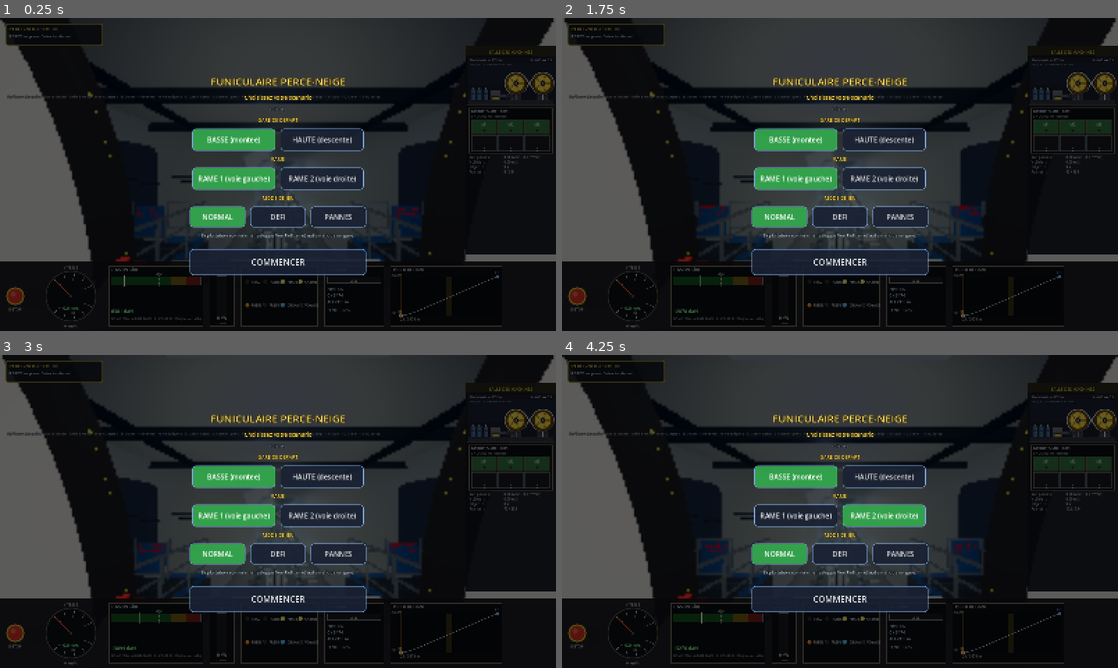
Above: before the commit, frames 1-4 (two rows, left to right).
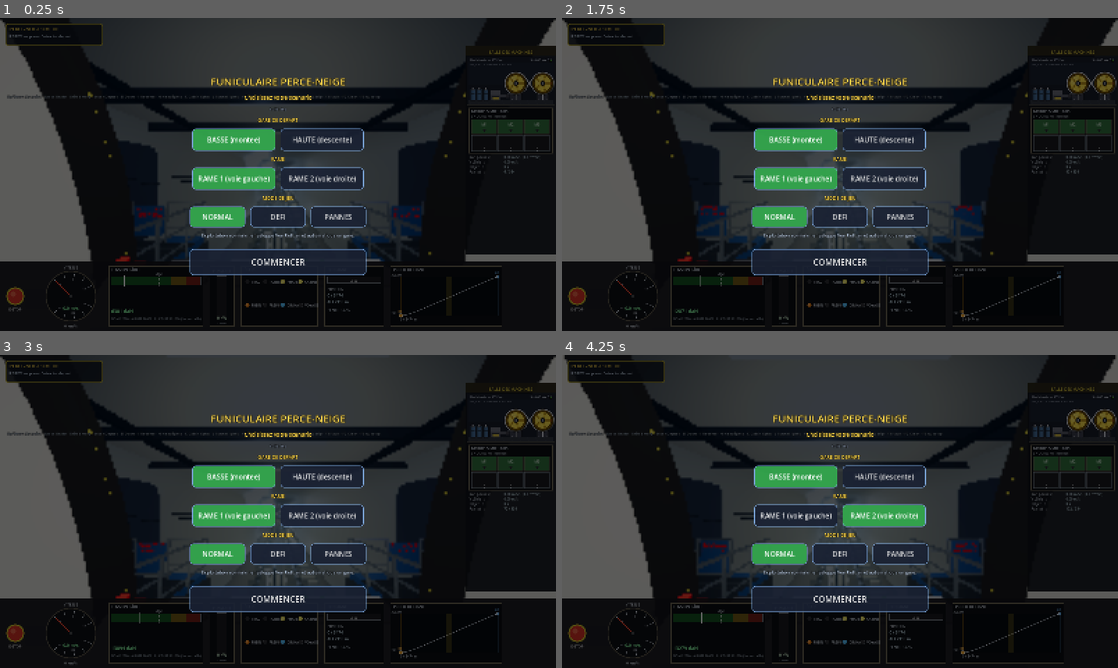
Above: after the commit, the same moments.

Repository: ARP273-ROSE/perce-neige-sim
Game: Godot game, scene res://scenes/main.tscn
The game is run twice, just before and just after one commit, with the same random seed, the same clock (stepped at 60 frames per second) and the same inputs. Sound files missing from this copy of the repository are replaced by a short silence.
Inputs:
- Up to frame 1 (0.25 s): no input
- Up to frame 2 (1.75 s): click "NORMAL" at 0.5 s; click "NORMAL" at 1.25 s
- Up to frame 3 (3 s): click "BASSE (montee)" at 2 s; click "HAUTE (descente)" at 2.75 s
- Up to frame 4 (4.25 s): click "RAME 1 (voie gauche)" at 3.5 s

The runs differ from the first frame. In frame 1, 0.2% of the frame differs, in the area x 4-100%, y 0-97%; in frame 2, 0.2%; in frame 3, 0.3%; in frame 4, 0.4%, in the area x 0-100%, y 0-97%.

Commit message:
v1.15.65 — chaque trajet fait vraiment 3 474 m : voie rallongée de 40,52 m

Diff:
--- a/godot_project/bench_defi_3d.gd
+++ b/godot_project/bench_defi_3d.gd
@@ -302,7 +302,10 @@
 		minutes += 1.0 / 3600.0
 		if fm.is_active():
 			triggers += 1
-			fm.clear_active()
+			# remise en service complète : une rupture de câble tirée au
+			# hasard ne se « lève » pas en ligne (04/10) — sans ça, elle
+			# restait active et se comptait à chaque image (80 753 fois)
+			fm.clear_active(true)
 			fm._cooldown = FaultManager.COOLDOWN_S
 	ok = _check("frequence des pannes", triggers >= 1 and triggers <= 12,
 		"%d incidents en 30 min (attendu 3-8)" % triggers) and ok
--- a/godot_project/bench_pannes_3d.gd
+++ b/godot_project/bench_pannes_3d.gd
@@ -62,14 +62,14 @@
 	if not tripped:
 		print("  ECHEC cap_over jamais déclenché"); ok = false
 
-	# 3. abt_hold : la rame doit s'arrêter AVANT PASSING_START (1611)
+	# 3. abt_hold : la rame doit s'arrêter AVANT PASSING_START
 	ph = _make(1, 1300.0, 8.0)
 	ph.abt_hold = true
 	ph.speed_cap_external = 4.0
 	r = _run(ph, 240.0)
-	print("abt_hold : arrêt à s=%.0f v=%.2f (aiguillage à 1611)"
-		% [r["s"], r["v"]])
-	if r["s"] > 1611.0 - 5.0 or absf(r["v"]) > 0.5:
+	print("abt_hold : arrêt à s=%.0f v=%.2f (aiguillage à %.0f)"
+		% [r["s"], r["v"], PNConstants.PASSING_START])
+	if r["s"] > PNConstants.PASSING_START - 5.0 or absf(r["v"]) > 0.5:
 		print("  ECHEC abt_hold"); ok = false
 
 	# 4. Arrivée avec consigne BAISSÉE pendant l'approche (mode auto) :
--- a/godot_project/bench_portes_3d.gd
+++ b/godot_project/bench_portes_3d.gd
@@ -177,7 +177,7 @@
 		if vide_vu and t > t_vide + 20.0:
 			break
 	var ok := _verif("compteur du pupitre à 3 474 m à l'arrivée (0 au départ)",
-		roundf(compteur) == PNConstants.LENGTH
+		roundf(compteur) == PNConstants.PARCOURS
 		and PNConstants.distance_compteur(PNConstants.START_S, 1) == 0.0,
 		"%.1f m" % compteur)
 	ok = _verif("arrivée en haut : portes ouvertes puis rame vidée", vide_vu,
--- a/godot_project/scripts/cockpit_panel.gd
+++ b/godot_project/scripts/cockpit_panel.gd
@@ -328,7 +328,7 @@
 	var alt_cur: float = SlopeProfile.altitude_at(physics.s)
 	_draw_text(Vector2(x + 8, y + 70.0), "POSITION", 10, label_color)
 	_draw_text(Vector2(x + 8, y + 88.0), "%.0f / %.0f m" % [
-		PNConstants.distance_compteur(physics.s, physics.direction), PNConstants.LENGTH], 12, Color(0.85, 0.95, 1.0))
+		PNConstants.distance_compteur(physics.s, physics.direction), PNConstants.PARCOURS], 12, Color(0.85, 0.95, 1.0))
 	_draw_text(Vector2(x + 8, y + 106.0), "ALT %.0f m" % alt_cur, 11, Color(0.85, 0.95, 1.0))
 
 	# Slope (pente locale)
@@ -403,7 +403,7 @@
 		draw_circle(p_own, 5.0, Color(1, 1, 1), false, 1.0)
 		_draw_text(Vector2(p_own.x - 8.0, p_own.y - 8.0), own_lbl, 9, Color(1.0, 0.75, 0.35))
 		# Distance
-		_draw_text(Vector2(plot_x, y + h - 16.0), "%.0f / %.0f m" % [physics.s, PNConstants.LENGTH], 10, Color(0.85, 0.88, 0.92))
+		_draw_text(Vector2(plot_x, y + h - 16.0), "%.0f / %.0f m" % [PNConstants.distance_compteur(physics.s, physics.direction), PNConstants.PARCOURS], 10, Color(0.85, 0.88, 0.92))
 
 
 # Point (px) sur la courbe du mini-profil pour une fraction 0..1 de la ligne.
--- a/godot_project/scripts/constants.gd
+++ b/godot_project/scripts/constants.gd
@@ -31,12 +31,12 @@
 
 
 ## Compteur de distance du pupitre (fait de ARP273-ROSE, 06/10/2026) : 0 m au
-## départ, 3 474 m à l'arrivée, quels que soient le sens et la rame — le
-## parcours d'arrêt à arrêt (STOP_S − START_S) ramené à LENGTH (même
-## calcul que distance_compteur du PC).
+## départ, 3 474 m à l'arrivée, quels que soient le sens et la rame — la
+## distance réellement parcourue depuis l'arrêt de départ (STOP_S −
+## START_S = PARCOURS ; même calcul que distance_compteur du PC).
 static func distance_compteur(s_: float, direction: int) -> float:
 	var raw: float = (s_ - START_S) if direction > 0 else (STOP_S - s_)
-	return clampf(raw * LENGTH / (STOP_S - START_S), 0.0, LENGTH)
+	return clampf(raw, 0.0, PARCOURS)
 
 
 static func safari_web() -> bool:
@@ -55,13 +55,20 @@
 # Géométrie du funiculaire (specs réelles Von Roll / CFD 1993)
 # ---------------------------------------------------------------------------
 
-const LENGTH: float = 3474.0             # longueur le long de la pente (m)
+# Longueur de la voie, du butoir bas au butoir haut. Le PARCOURS d'un
+# trajet, d'arrêt à arrêt, fait 3 474 m (fait de ARP273-ROSE, 06/10/2026 : « la
+# distance parcourue réelle de chaque trajet c'est 3 474 m ») : la voie
+# fait donc 40,52 m de plus — rallongée par deux tronçons neutres (pente
+# constante, ligne droite) de 20,26 m de part et d'autre de l'évitement,
+# à 1 571 m et à 1 853,5 m de l'ancien tracé (SlopeProfile).
+const PARCOURS: float = 3474.0           # trajet d'arrêt à arrêt (compteur du pupitre)
+const LENGTH: float = 3514.52            # voie le long de la pente (m) = START_S + PARCOURS + 17,96
 const ALT_LOW: float = 2111.0            # altitude Val Claret (m)
 const ALT_HIGH: float = 3032.0           # altitude Glacier (m)
 const DROP: float = 921.0                # dénivelé (m)
 
 const SQUARE_SECTION_LOW_END: float = 257.0    # transition carré→rond bas
-const SQUARE_SECTION_HIGH_START: float = 3420.0  # transition rond→carré haut
+const SQUARE_SECTION_HIGH_START: float = 3460.52  # transition rond→carré haut (3420 + 40,52)
 
 # Vitesse — régulateur Von Roll plafonné à 12 m/s
 const V_MAX: float = 12.0                # m/s (43.2 km/h)
@@ -151,17 +158,17 @@
 # d'allongement »), comptés depuis la face des têtes en bois des butoirs
 # (stations_builder._build_bumper) : audit_physique/arrets_gares.sage.
 const BUTOIR_BAS_S: float = 2.06         # face du butoir bas (socle à 2,0 m)
-const BUTOIR_HAUT_S: float = 3473.54     # face du butoir haut (socle à LENGTH − 0,4)
+const BUTOIR_HAUT_S: float = 3514.06     # face du butoir haut (socle à LENGTH − 0,4)
 const JEU_BUTOIR_BAS: float = 4.5        # arrière de la rame ↔ butoir bas
 const JEU_BUTOIR_HAUT: float = 1.5       # nez de la rame ↔ butoir haut
 const START_S: float = 22.56             # BUTOIR_BAS_S + JEU_BUTOIR_BAS + TRAIN_HALF
-const STOP_S: float = 3456.04            # BUTOIR_HAUT_S − JEU_BUTOIR_HAUT − TRAIN_HALF
+const STOP_S: float = 3496.56            # BUTOIR_HAUT_S − JEU_BUTOIR_HAUT − TRAIN_HALF = START_S + PARCOURS
 # Les deux rames sont liées par le câble : l'autre rame est au MIROIR des
 # points d'arrêt, MIROIR_S − s — quand l'une est à STOP_S, l'autre est à
 # START_S. Le câble entre elles fait 2·LENGTH − MIROIR_S = 3 469,4 m :
 # 4,6 m de moins que la voie (avec LENGTH − s, la rame d'en face finissait
 # 1 m DANS le butoir bas quand on arrivait en haut).
-const MIROIR_S: float = 3478.6           # START_S + STOP_S
+const MIROIR_S: float = 3519.12          # START_S + STOP_S
 # Quais (fait de ARP273-ROSE, 06/10/2026 : « en bas le quai se prolonge de 4 m
 # vers le haut après le haut de la rame ; en haut de 3 m après le bas de la
 # rame ») — rame arrêtée en START_S / STOP_S. Le galet n° 1 est juste après
@@ -169,10 +176,10 @@
 # haute est atteinte (SlopeProfile, track_builder.SUPPORT_S*).
 const QUAI_BAS_DEBUT_S: float = 3.0
 const QUAI_BAS_FIN_S: float = 42.56      # START_S + TRAIN_HALF + 4
-const QUAI_HAUT_DEBUT_S: float = 3437.04 # STOP_S − TRAIN_HALF − 3
-const QUAI_HAUT_FIN_S: float = 3473.0    # LENGTH − 1
+const QUAI_HAUT_DEBUT_S: float = 3477.56 # STOP_S − TRAIN_HALF − 3
+const QUAI_HAUT_FIN_S: float = 3513.52   # LENGTH − 1
 const CREEP_DIST: float = 55.0           # 20 + PLATFORM_LEN
-const CREEP_START_S: float = 3401.04     # STOP_S − CREEP_DIST
+const CREEP_START_S: float = 3441.56     # STOP_S − CREEP_DIST
 
 # Portes
 const DOOR_CLOSE_TIME: float = 3.0
@@ -187,8 +194,8 @@
 const REBOUND_ZETA: float = 0.10         # amortissement
 
 # Boucle de croisement — positions calibrées vidéo cockpit
-const PASSING_START: float = 1611.0
-const PASSING_END: float = 1813.0
+const PASSING_START: float = 1631.26    # 1611 + 20,26 (tronçon neutre aval)
+const PASSING_END: float = 1833.26      # 1813 + 20,26
 
 # ---------------------------------------------------------------------------
 # Mode de jeu
--- a/godot_project/scripts/machine_room_builder.gd
+++ b/godot_project/scripts/machine_room_builder.gd
@@ -48,12 +48,13 @@
 const S0: float = 0.20               # (ancien raccord de la sortie, gardé pour compat)
 # Brin de sortie : au-dessus du sommet de la roue aval, sur deux galets qui
 # l'encadrent (34 mm au-dessus des joues), puis descente à 1° jusqu'au
-# dernier galet du tunnel : 255,5 × 13,57 = 3 467,1 m, recalé entre deux
-# traverses (v1.15.56) à 2 296 × 1,51 = 3 466,96 m, soit −7,04 m.
+# dernier galet du tunnel, entre deux traverses (v1.15.56) : 2 323 × 1,51
+# = 3 507,73 m, soit −6,79 m depuis que la voie fait 3 514,52 m (v1.15.65 ;
+# −7,04 m avant).
 const EXIT_Y: float = -1.24
 const EXIT_ROLL_S: Array = [0.05, 1.85]
 const EXIT_ROLL_R: float = 0.10
-const S_LAST_TUNNEL_ROLLER: float = -7.04
+const S_LAST_TUNNEL_ROLLER: float = -6.79
 const EXIT_Y_END: float = Y_BRIN + (EXIT_Y - Y_BRIN) * (0.0 - S_LAST_TUNNEL_ROLLER) / (0.05 - S_LAST_TUNNEL_ROLLER)
 
 # --- Gare et salle ---------------------------------------------------------
--- a/godot_project/scripts/mini_map.gd
+++ b/godot_project/scripts/mini_map.gd
@@ -135,7 +135,7 @@
 
 		# Distance restante en bas
 		var dist_text: String = "%.0f / %.0f m" % [
-			PNConstants.distance_compteur(physics.s, physics.direction), PNConstants.LENGTH]
+			PNConstants.distance_compteur(physics.s, physics.direction), PNConstants.PARCOURS]
 		_draw_label(Vector2(padding, map_size.y - padding + 2), dist_text, Color(0.95, 0.95, 0.95))
 
 
--- a/godot_project/scripts/slope_profile.gd
+++ b/godot_project/scripts/slope_profile.gd
@@ -17,15 +17,17 @@
 	[510.0,  0.25],    # "la pente augmente" (t=2:50)
 	[700.0,  0.28],
 	[914.0,  0.295],   # pente max soutenue (t=3:30)
-	[2400.0, 0.295],
-	[3000.0, 0.29],
-	[3200.0, 0.28],
-	[3328.0, 0.27],    # diminution pente finale commence (t=7:29)
-	[3380.0, 0.18],
-	[3436.76, 0.10],   # pente de la gare haute atteinte au galet n° 238, à
+	# (au-delà de 1 571 m et de 1 853,5 m : +20,26 m par tronçon neutre
+	# inséré de part et d'autre de l'évitement, cf. PNConstants.LENGTH)
+	[2440.52, 0.295],
+	[3040.52, 0.29],
+	[3240.52, 0.28],
+	[3368.52, 0.27],   # diminution pente finale commence (t=7:29)
+	[3420.52, 0.18],
+	[3477.53, 0.10],   # pente de la gare haute atteinte au galet n° 238, à
 	                   # l'entrée du quai (fait de ARP273-ROSE, 06/10/2026 ; la
-	                   # vidéo la plaçait à 3420, où le tunnel redevient carré)
-	[3474.0, 0.06],    # Grande Motte plateforme
+	                   # vidéo la plaçait où le tunnel redevient carré)
+	[3514.52, 0.06],   # Grande Motte plateforme
 ]
 
 # ---------------------------------------------------------------------------
@@ -38,12 +40,12 @@
 	[1297.0, 155.0],   # rectiligne section basse
 	[1420.0, 165.0],   # courbe 1 milieu — courbure max
 	[1541.0, 175.0],   # fin courbe 1 (due sud)
-	[1601.0, 175.0],   # entrée boucle croisement
-	[1823.0, 175.0],   # sortie boucle croisement
-	[1884.0, 175.0],   # début courbe 2
-	[2125.0, 189.0],   # courbe 2 milieu — courbure max
-	[2369.0, 203.0],   # fin courbe 2 (SSO)
-	[3474.0, 203.0],   # rectiligne jusqu'à station haute
+	[1621.26, 175.0],  # entrée boucle croisement (tronçon neutre de 20,26 m inséré avant)
+	[1843.26, 175.0],  # sortie boucle croisement
+	[1924.52, 175.0],  # début courbe 2 (tronçon neutre de 20,26 m inséré avant)
+	[2165.52, 189.0],  # courbe 2 milieu — courbure max
+	[2409.52, 203.0],  # fin courbe 2 (SSO)
+	[3514.52, 203.0],  # rectiligne jusqu'à station haute
 ]
 
 # ---------------------------------------------------------------------------
@@ -56,11 +58,11 @@
 	[318.0,   401.0],
 	[561.0,   745.0],   # 185 m zone sombre majeure
 	[1408.0, 1465.0],
-	[1586.0, 1605.0],
-	[2102.0, 2236.0],   # 134 m zone sombre majeure
-	[2746.0, 2784.0],
-	[2981.0, 3109.0],   # 127 m zone sombre majeure
-	[3217.0, 3249.0],
+	[1606.26, 1625.26],
+	[2142.52, 2276.52],   # 134 m zone sombre majeure
+	[2786.52, 2824.52],
+	[3021.52, 3149.52],   # 127 m zone sombre majeure
+	[3257.52, 3289.52],
 ]
 
 # ---------------------------------------------------------------------------
@@ -71,8 +73,8 @@
 const TUNNEL_SECTIONS: Array = [
 	[0.0,     "horseshoe"],
 	[257.0,   "circular"],
-	[3420.0,  "horseshoe"],
-	[3474.0,  "horseshoe"],
+	[3460.52, "horseshoe"],
+	[3514.52, "horseshoe"],
 ]
 
 # ---------------------------------------------------------------------------
--- a/godot_project/scripts/track_builder.gd
+++ b/godot_project/scripts/track_builder.gd
@@ -58,10 +58,12 @@
 # le n° 1 est au bout du quai aval, le n° 238 (dernier numéroté) au début du
 # quai amont, là où la pente de la gare haute est atteinte (SlopeProfile).
 # Quais raccourcis le 06/10 (PNConstants.QUAI_*) : [3, 42,56] et
-# [3437,04, 3473] → n° 1 à 29 traverses (43,79 m, 1,23 m après le quai),
-# n° 238 à 2 276 traverses (3 436,76 m, 0,28 m avant le quai).
+# [3477,56, 3513,52] → n° 1 à 29 traverses (43,79 m, 1,23 m après le
+# quai), n° 238 à 2 303 traverses (3 477,53 m, à l'entrée du quai). Voie
+# rallongée de 40,52 m (PNConstants.LENGTH) : toujours 238 supports, au
+# pas de 14,71 m au lieu de 14,54.
 const SUPPORT_S1: float = 43.79
-const SUPPORT_S_LAST: float = 3436.76
+const SUPPORT_S_LAST: float = 3477.53
 const SUPPORT_N: int = 238
 # Galet de ligne (RollerMesh, photo du reportage remontees-mecaniques.net,
 # audit_physique/galets_ligne.sage) : bande de roulement Ø 500 — le câble
@@ -218,12 +220,17 @@
 	out.sort_custom(func(a: Dictionary, b: Dictionary) -> bool: return a.s < b.s)
 	for i in range(out.size()):
 		out[i]["num"] = i + 1
-	# gare amont : galets non numérotés
-	var n_total: int = int(PNConstants.LENGTH / guide_spacing)
-	for i in range(n_total):
-		var s: float = (float(i) + 0.5) * guide_spacing
-		if s > SUPPORT_S_LAST + 5.0:
-			out.append({"s": s, "sheave": false, "num": 0})
+	# gare amont : galets non numérotés, au pas de l'ancienne grille, comptés
+	# depuis le dernier galet du tunnel qui raccorde la salle des machines
+	# (à LENGTH + S_LAST_TUNNEL_ROLLER, entre deux traverses) — une grille
+	# absolue le perdait quand la voie a été rallongée (v1.15.65)
+	# (liste triée par abscisse : les sommets du câble lui sont indexés)
+	var gare: Array = []
+	var s_g: float = PNConstants.LENGTH + MachineRoomBuilder.S_LAST_TUNNEL_ROLLER
+	while s_g > SUPPORT_S_LAST + 5.0:
+		gare.push_front({"s": s_g, "sheave": false, "num": 0})
+		s_g -= guide_spacing
+	out.append_array(gare)
 	for st in out:
 		# Entre deux traverses, pas au droit d'une (retour du 05/10/2026 :
 		# « tu auras plus de place en largeur ») : les plots sont en
--- a/godot_project/scripts/tunnel_builder.gd
+++ b/godot_project/scripts/tunnel_builder.gd
@@ -26,7 +26,7 @@
 @export var station_room_half_width: float = 4.90
 @export var station_room_half_height: float = 2.65
 @export var station_low_end: float = 52.0        # fin de la salle Val Claret
-@export var station_high_start: float = 3421.0   # début de la salle Grande Motte
+@export var station_high_start: float = 3461.52  # début de la salle Grande Motte (3421 + 40,52)
 @export var station_room_transition: float = 6.0 # fondu salle ↔ tube carré
 
 # Passing loop (boucle de croisement au milieu du tunnel)
Not shown, changed: CHANGELOG.md
Not shown, changed: VERSION
Not shown, changed: audit_physique/arrets_gares.sage
Not shown, changed: audit_physique/arrets_gares.txt
Not shown, changed: perce_neige_sim.py
Not shown, changed: tests/parite_pwa.py
Not shown, changed: tests/test_physics.py
